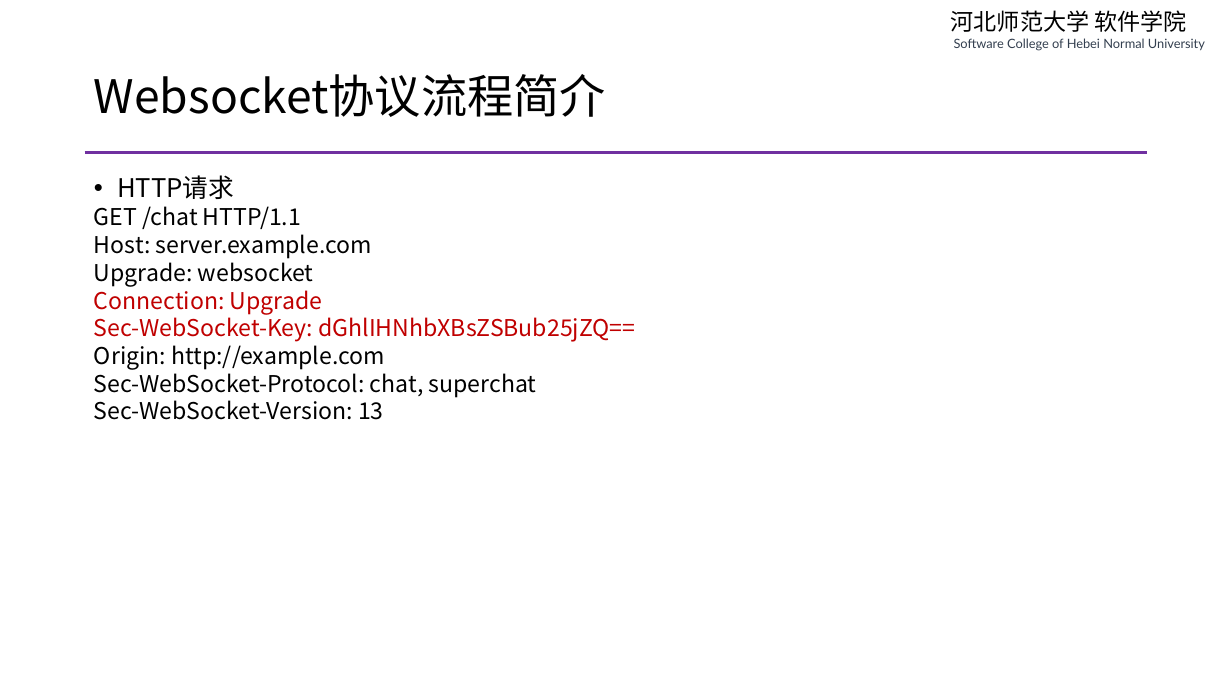
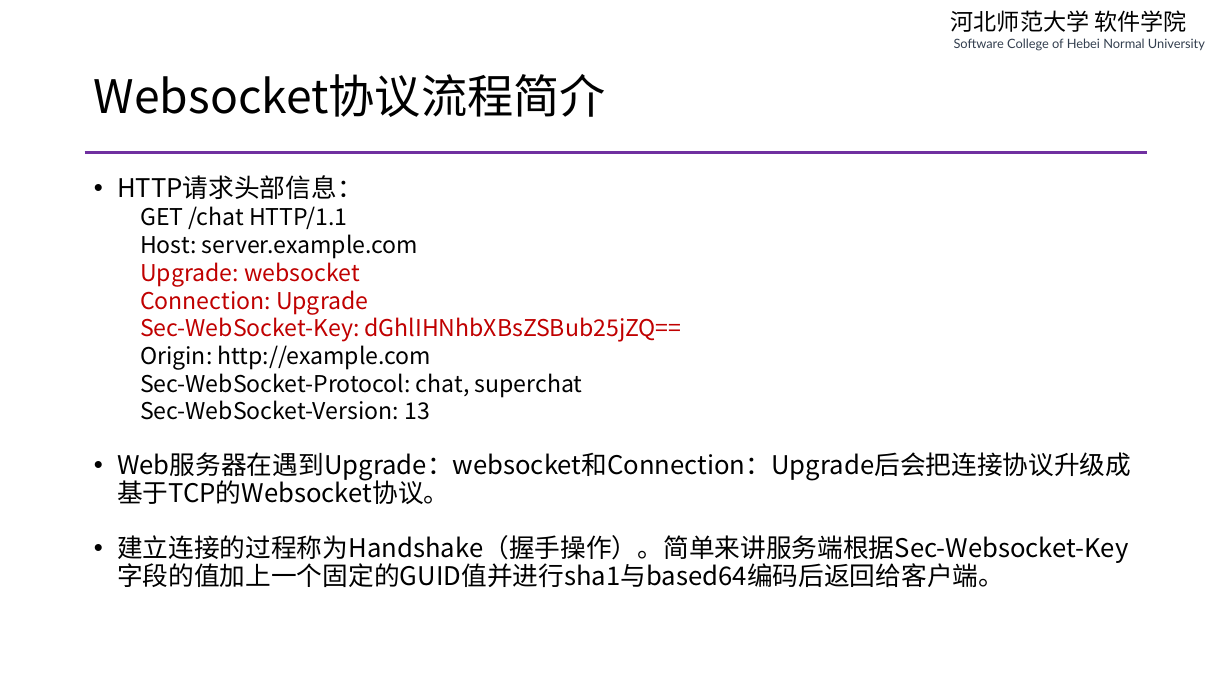
Before and after one commit to edu2act/course-php-serverside-development-on-linux, a slide deck: slide 9 of materials/slides/ch09-swoole-and-websocket.pptx (slide 10 before the commit). Drawn at 1232x693 pixels with LibreOffice and Linux fonts; fonts in the diff are those of the drawing. Boxes give left, top, right and bottom in pixels: in the first picture for what was removed or moved away, otherwise in the second. Text is boxed around its words. In the diff, an @@ line names an element or a change of style, - is before the commit and + after.

```diff
--- a/materials/slides/ch09-swoole-and-websocket.pptx
+++ b/materials/slides/ch09-swoole-and-websocket.pptx
@@ text at (x1=117, y1=175, x2=363, y2=199): text changed @@
-• HTTP请求
+• HTTP请求头部信息：
@@ text at (x1=140, y1=206, x2=682, y2=420): text colour #000000 to #C00000 in "Upgrade: websocket"; list level 1 to 2 in "GET /chat HTTP/1.1"; list level 1 to 2 in "Host: server.example.com"; list level 1 to 2 in "Upgrade: websocket"; list level 1 to 2 in "Connection: Upgrade"; list level 1 to 2 in "Sec-WebSocket-Key: dGhlIHNhbXBsZSBub25jZQ=="; list level 1 to 2 in "Origin: http://example.com"; list level 1 to 2 in "Sec-WebSocket-Protocol: chat, superchat"; list level 1 to 2 in "Sec-WebSocket-Version: 13" @@
@@ text at (x1=117, y1=452, x2=1131, y2=587): paragraphs added @@
+• Web服务器在遇到Upgrade：websocket和Connection：Upgrade后会把连接协议升级成基于TCP的Websocket协议。
+• 建立连接的过程称为Handshake（握手操作）。简单来讲服务端根据Sec-Websocket-Key字段的值加上一个固定的GUID值并进行sha1与based64编码后返回给客户端。
```
Also in this commit, not shown: 5 other slides changed, 4 slides added, 6 slides removed, 22 other files.
